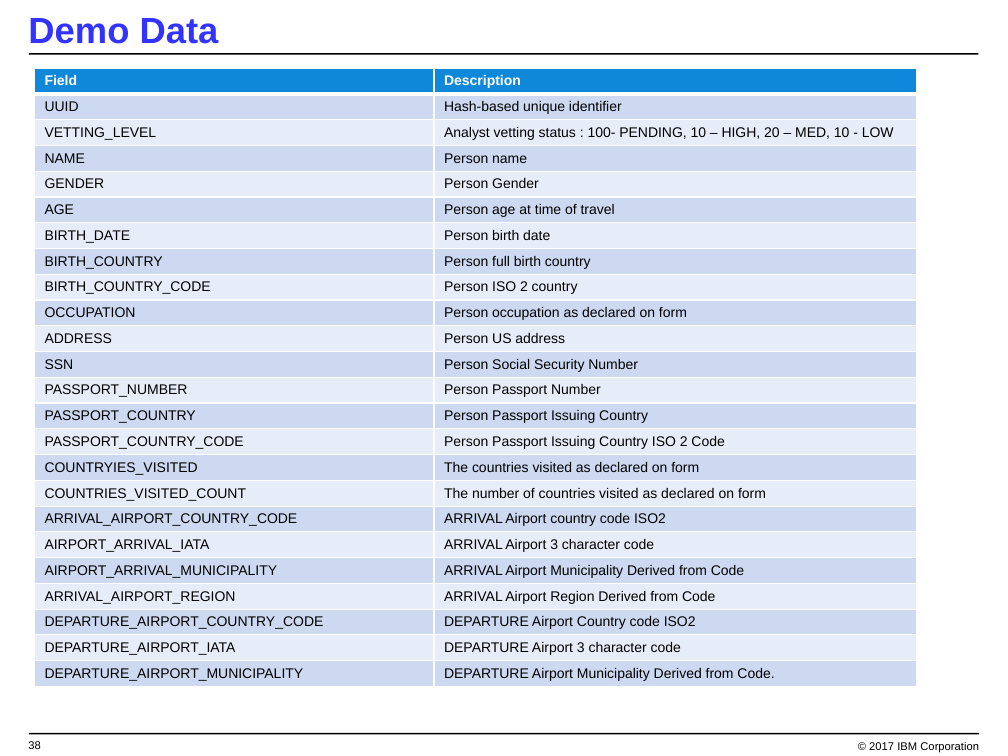
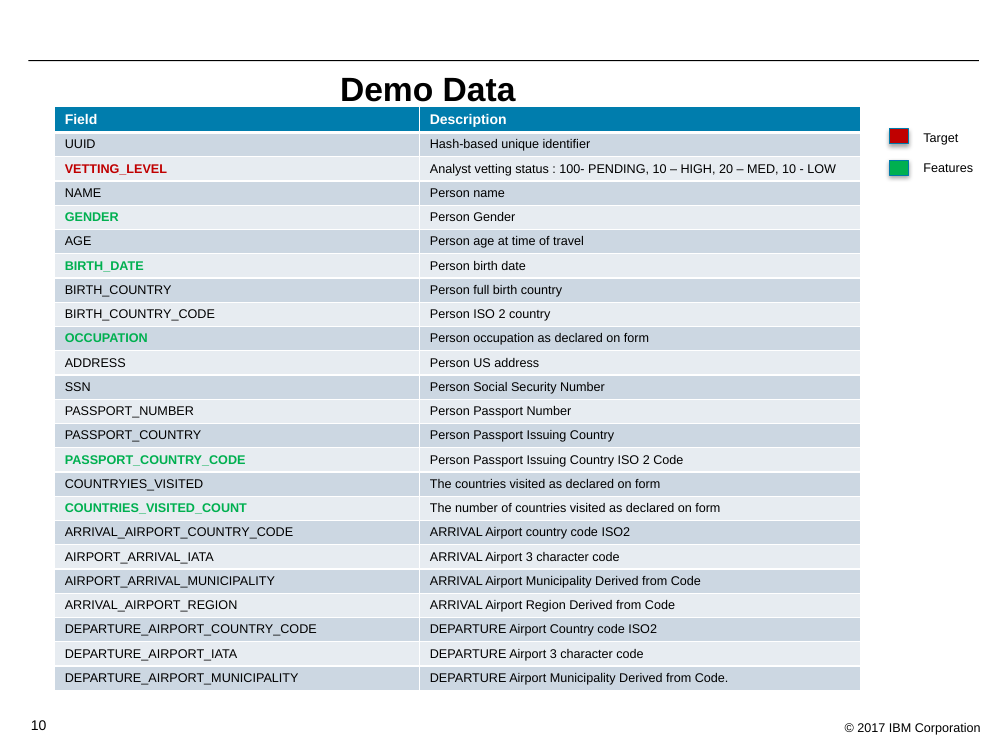
Before and after one commit to bleonardb3/Proof-of-Technology, a slide deck: slide 10 of DSX/Lab-2/Lab2-MachineLearning.pptx (slide 38 before the commit). Drawn at 1008x756 pixels with LibreOffice and Linux fonts; fonts in the diff are those of the drawing; background and template pictures are left out. Boxes give left, top, right and bottom in pixels: in the first picture for what was removed or moved away, otherwise in the second. Text is boxed around its words. In the diff, an @@ line names an element or a change of style, - is before the commit and + after.

```diff
--- a/DSX/Lab-2/Lab2-MachineLearning.pptx
+++ b/DSX/Lab-2/Lab2-MachineLearning.pptx
@@ line moved from (29, 53) - (979, 53) to (28, 60) - (979, 60) @@
@@ line (28, 60) - (979, 60): stroke #000000 1 pt to #000000 0.75 pt @@
@@ title "Demo Data": place and size @@
-title "Demo Data" at [28,18,219,44]
+title "Demo Data" at [340,78,516,108]
@@ title "Demo Data" at [340,78,516,108]: size 26 to 24 pt, text colour #3333FF to #000000; alignment left to centre @@
@@ table at [54,107,860,714] @@
@@ fill #1088DA to #007DAD in row 1 @@
@@ fill #CCDAF1 to #CCD7E3 in 24 cells @@
@@ fill #E7EDF8 to #E7ECF1 in 22 cells @@
@@ size 10 to 9 pt @@
@@ text colour #000000 to #C00000 in "VETTING_LEVEL" @@
@@ bold on in "VETTING_LEVEL", "GENDER", "BIRTH_DATE", "OCCUPATION" and 2 more places @@
@@ text colour #000000 to #00B050 in "GENDER", "BIRTH_DATE", "OCCUPATION", "PASSPORT_COUNTRY_CODE" and 1 more places @@
@@ table: place and size @@
-table at [34,69,916,714]
+table at [54,107,860,714]
@@ rectangle added at [889,129,908,144], fill #C00000, outline #007AA9 0.75 pt @@
@@ text added at [923,133,958,145], 9 pt, text #000000 @@
+Target
@@ rectangle added at [889,160,908,175], fill #00B050, outline #007AA9 0.75 pt @@
@@ text added at [923,163,973,172], 9 pt, text #000000 @@
+Features
@@ text "© 2017 IBM Corporation": place and size @@
-text "© 2017 IBM Corporation" at [869,742,979,752]
+text "© 2017 IBM Corporation" at [857,723,981,735]
@@ text "© 2017 IBM Corporation" at [857,723,981,735]: size 8 to 9 pt @@
@@ page number removed at [28,741,40,749] @@
-38
@@ line removed from (29, 734) to (979, 734) @@
@@ page number added at [31,720,47,730], 10 pt, text #000000 @@
+10
```
Also in this commit, not shown: 9 other slides changed, 3 slides added, 3 slides removed.
